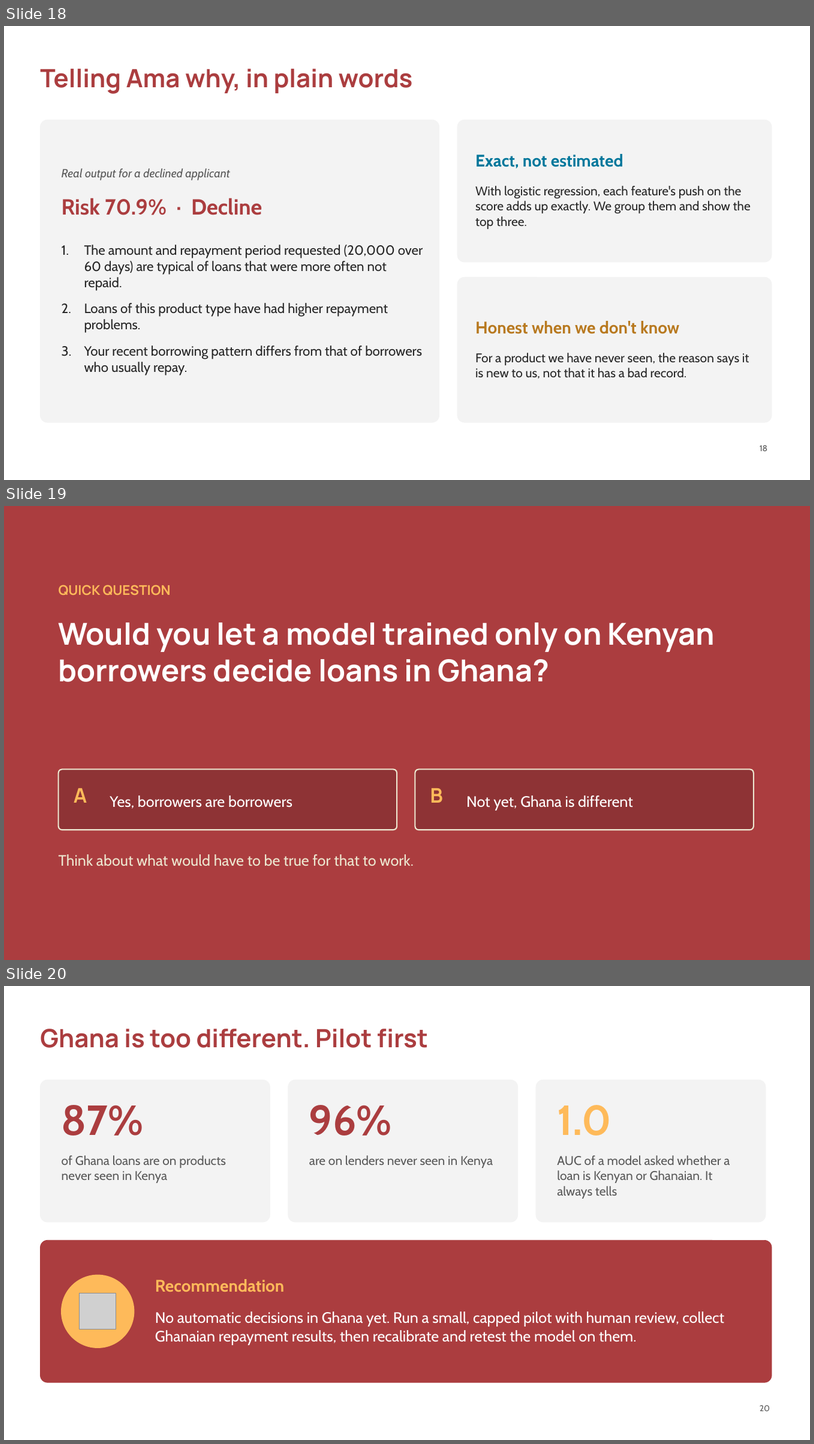
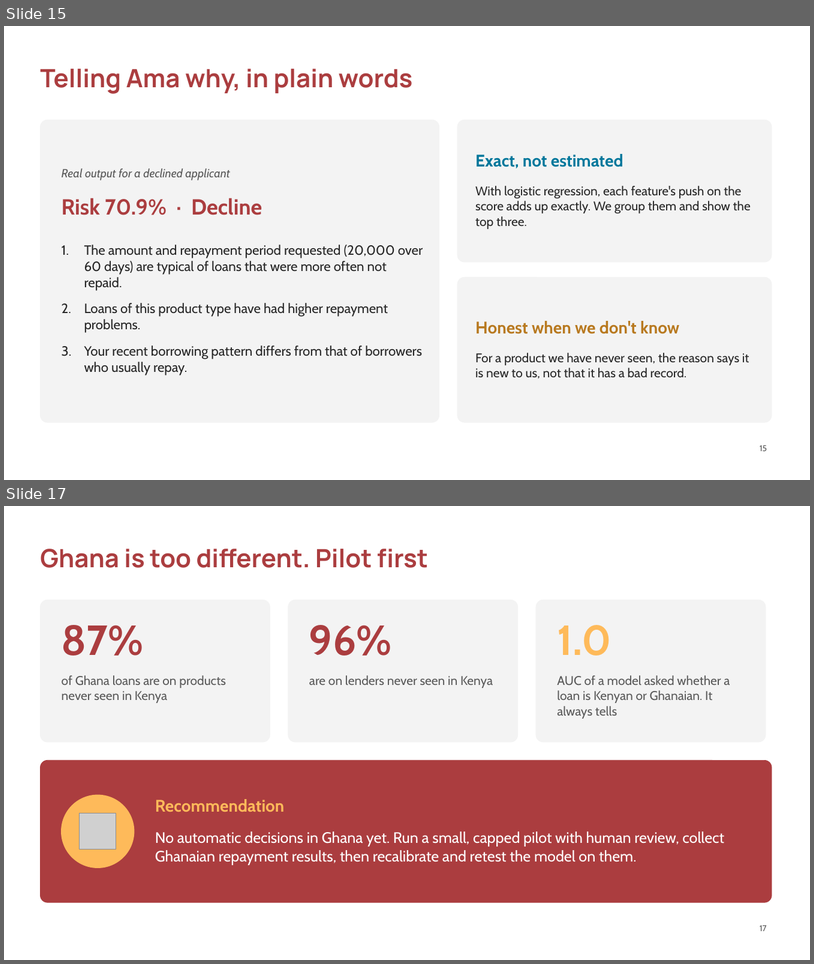
Before and after one commit to ASU-MICS-2028/mle-group-3-prosit-2, a slide deck: slides/NkwaPay_Debrief_Lesson.pptx. Shown one above the other, each under a label of ours: slides 18, 19 and 20 before the commit, slides 15 and 17 after it; the slides between them are not shown. The pictures are 814x1444 and 814x964 pixels, drawn with LibreOffice and Linux fonts; fonts in the diff are those of the drawing; grey boxes stand for pictures; background and template pictures are left out. Boxes give left, top, right and bottom in pixels: in the first picture for what was removed or moved away, otherwise in the second. Text is boxed around its words. In the diff, an @@ line names an element or a change of style, - is before the commit and + after.

```diff
--- a/slides/NkwaPay_Debrief_Lesson.pptx
+++ b/slides/NkwaPay_Debrief_Lesson.pptx
@@ slide 19 removed at bbox=[4, 506, 810, 960], background #AB3D3F @@
@@ text removed at bbox=[59, 585, 171, 595] @@
-QUICK QUESTION
@@ text removed at bbox=[59, 622, 715, 682] @@
-Would you let a model trained only on Kenyan borrowers decide loans in Ghana?
@@ rounded rectangle removed at bbox=[59, 769, 397, 829] @@
@@ rounded rectangle removed at bbox=[416, 769, 754, 829] @@
@@ text removed at bbox=[74, 788, 87, 802] @@
-A
@@ text removed at bbox=[431, 788, 443, 802] @@
-B
@@ text removed at bbox=[110, 795, 293, 808] @@
-Yes, borrowers are borrowers
@@ text removed at bbox=[467, 795, 633, 810] @@
-Not yet, Ghana is different
@@ text removed at bbox=[59, 854, 414, 866] @@
-Think about what would have to be true for that to work.
@@ what was slide 18 is now slide 15 @@
@@ page number at bbox=[760, 445, 767, 451]: text changed @@
-18
+15
@@ what was slide 20 is now slide 17 @@
@@ page number at bbox=[760, 925, 767, 931]: text changed @@
-20
+17
```
Also in this commit, not shown: 2 slides changed, 2 slides added, 5 other slides removed.
